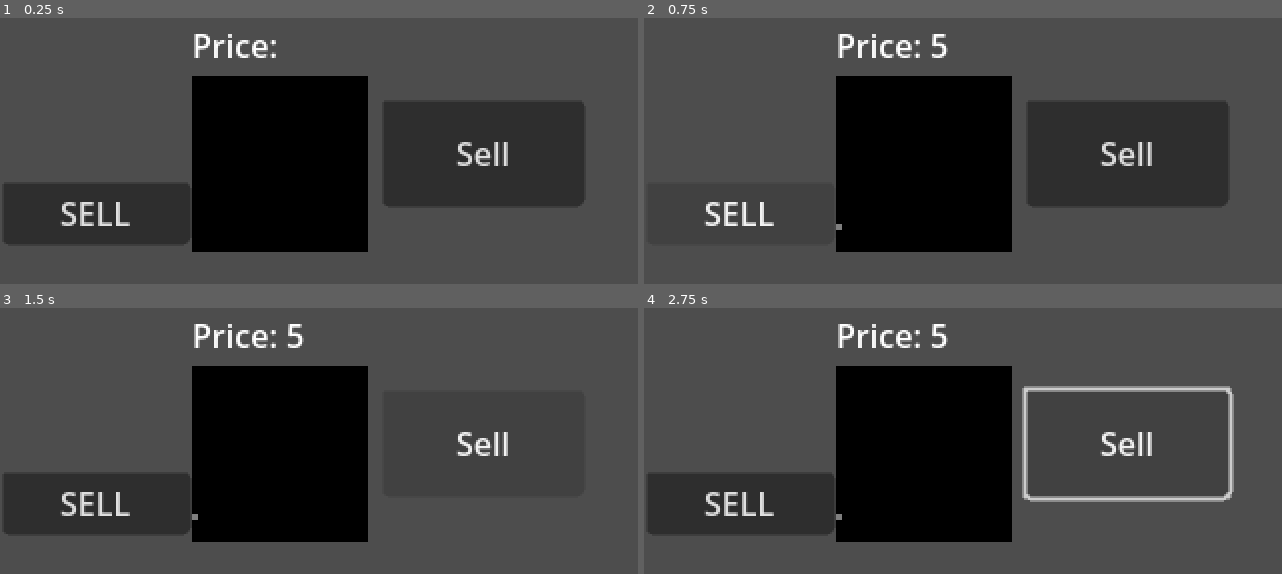
Above: before the commit, frames 1-4 (two rows, left to right).
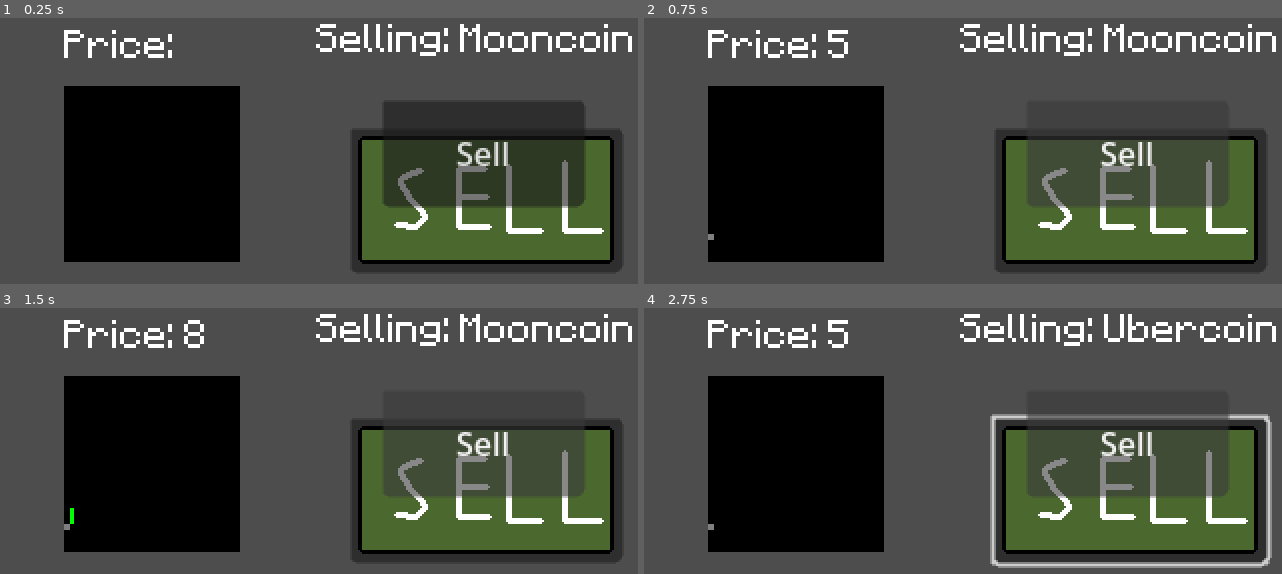
Above: after the commit, the same moments.

Repository: Larrycoder12/THM_Prod
Game: Godot game, scene res://scenes/selling_minigame.tscn
Two runs of this game, one before a commit and one after it. Both use one fixed random seed, a clock stepped at 60 frames per second and the inputs below. This scene is started directly instead of the project's main scene.
Inputs (mouse positions are in pixels of both pictures, inside the frame that each line leads up to; where the layout moved, square brackets give the same spot in the first picture):
- Up to frame 1 (0.25 s): no input
- Up to frame 2 (0.75 s): click (1128, 198) [739, 212] at 0.5 s
- Up to frame 3 (1.5 s): click "Sell" at 1.25 s
- Up to frame 4 (2.75 s): tap Enter at 2 s; hold Right (right) from 2.03 s (still down); tap Space (dash) at 2.1 s; tap W (up) at 2.27 s

The runs differ from the first frame. In frame 1, 45% of the frame differs, in the area x 0-100%, y 2-96%; in frame 2, 50%, in the area x 9-100%, y 2-96%; in frame 3, 45%; in frame 4, 49%.

Commit message:
Made a really jank way to sell both uber and mooncoin

Diff:
--- a/scenes/sell_graph.tscn
+++ b/scenes/sell_graph.tscn
@@ -1,8 +1,14 @@
 [gd_scene format=3 uid="uid://dkm4sud7pw8px"]
 
 [ext_resource type="Script" uid="uid://cbw1n3djcleha" path="res://scripts/sell_graph.gd" id="1_k1f6m"]
+[ext_resource type="Texture2D" uid="uid://cmbow2yy68tjw" path="res://assets/Sell-button.png" id="2_6srsf"]
+[ext_resource type="FontFile" uid="uid://cqrh5ltnhxkb3" path="res://assets/Minecraftia-Regular.ttf" id="3_pf7qs"]
+
+[sub_resource type="LabelSettings" id="LabelSettings_4mhy8"]
+font = ExtResource("3_pf7qs")
 
 [sub_resource type="LabelSettings" id="LabelSettings_k1f6m"]
+font = ExtResource("3_pf7qs")
 
 [sub_resource type="ImageTexture" id="ImageTexture_6srsf"]
 
@@ -17,20 +23,29 @@
 
 [node name="Sell_mooncoin" type="Button" parent="." unique_id=347761957]
 layout_mode = 0
-offset_left = 1.0
-offset_top = 92.0
-offset_right = 95.0
-offset_bottom = 123.0
-text = "SELL"
+offset_left = 175.0
+offset_top = 65.0
+offset_right = 311.0
+offset_bottom = 137.0
+icon = ExtResource("2_6srsf")
+
+[node name="Label2" type="Label" parent="." unique_id=1355094349]
+layout_mode = 0
+offset_left = 158.0
+offset_top = 9.0
+offset_right = 318.0
+offset_bottom = 37.0
+text = "Selling: Mooncoin"
+label_settings = SubResource("LabelSettings_4mhy8")
 
 [node name="VBoxContainer" type="VBoxContainer" parent="." unique_id=378356557]
 layout_mode = 1
 anchors_preset = -1
 anchor_right = 0.125
 anchor_bottom = 0.22200002
-offset_left = 96.0
+offset_left = 32.0
 offset_top = 12.0
-offset_right = 184.0
+offset_right = 120.0
 offset_bottom = 139.04
 
 [node name="Label" type="Label" parent="VBoxContainer" unique_id=1355536799]
--- a/scripts/sell_graph.gd
+++ b/scripts/sell_graph.gd
@@ -7,10 +7,12 @@
 @onready var sell_button: Button = $Sell_mooncoin
 @onready var reveal_timer: Timer = $Timer
 @onready var label: Label = $VBoxContainer/Label
-
+@onready var label2: Label = $Label2
 var img: Image
 var tex: ImageTexture
 var price = 0
+
+var n = 0
 
 var prices: Array = []
 var matrix: Array = []
@@ -22,8 +24,12 @@
 
 # Called when the node enters the scene tree for the first time.
 
-func reveal_columns():
-	prices = generate_prices_ubercoin(5) # <-- IMPORTANT: no "var"
+func reveal_columns(n):
+	if n == 1:
+		prices = generate_prices_mooncoin(5) # <-- IMPORTANT: no "var"
+	else:
+		prices = generate_prices_ubercoin(5)
+
 	matrix = make_zero_matrix()          # <-- IMPORTANT: no "var"
 
 	reveal_i = 0
@@ -47,7 +53,7 @@
 
 	graph_rect.texture = tex
 
-	reveal_columns()
+	reveal_columns(1)
 
 	#var prices = generate_prices(4)
 	#var matrix = generate_matrix(prices)
@@ -197,4 +203,11 @@
 	sell_mooncoin(sell_price)
 
 func sell_mooncoin(sell_price):
-	pass
+	print("Sold for " + str(sell_price))
+	if n == 0:
+		revealing = true
+		label2.text = "Selling: Ubercoin"
+		reveal_columns(0)
+		n += 1
+	else:
+		pass
--- /dev/null
+++ b/scripts/sell_ubercoin.gd
@@ -0,0 +1,11 @@
+extends Button
+
+
+# Called when the node enters the scene tree for the first time.
+func _ready() -> void:
+	hide()
+
+
+# Called every frame. 'delta' is the elapsed time since the previous frame.
+func _process(delta: float) -> void:
+	pass
Not shown, added: assets/Baloon.png.import
Not shown, added: assets/Sell-button.png.import
Not shown, added: scripts/sell_ubercoin.gd.uid
